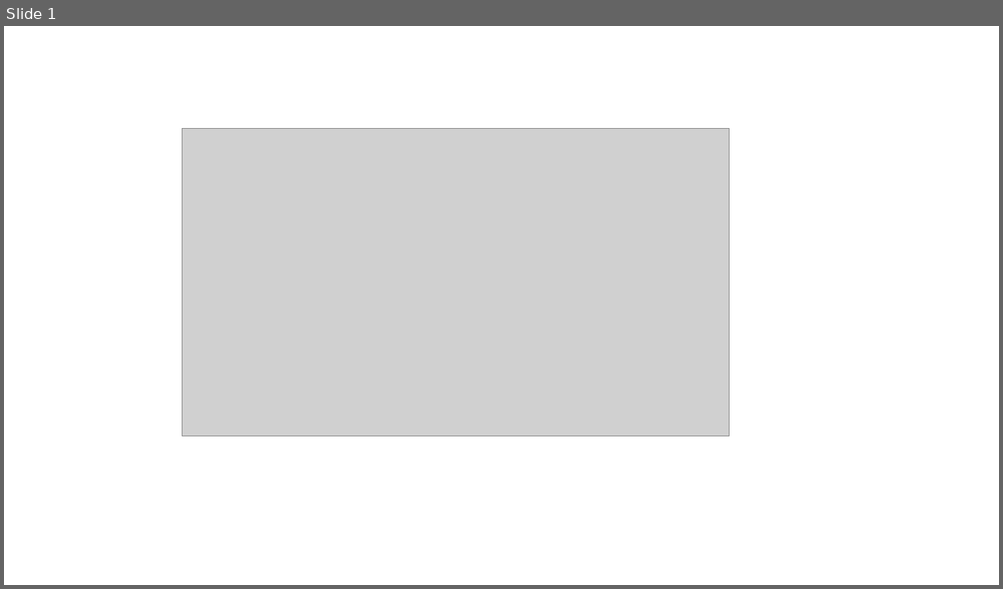
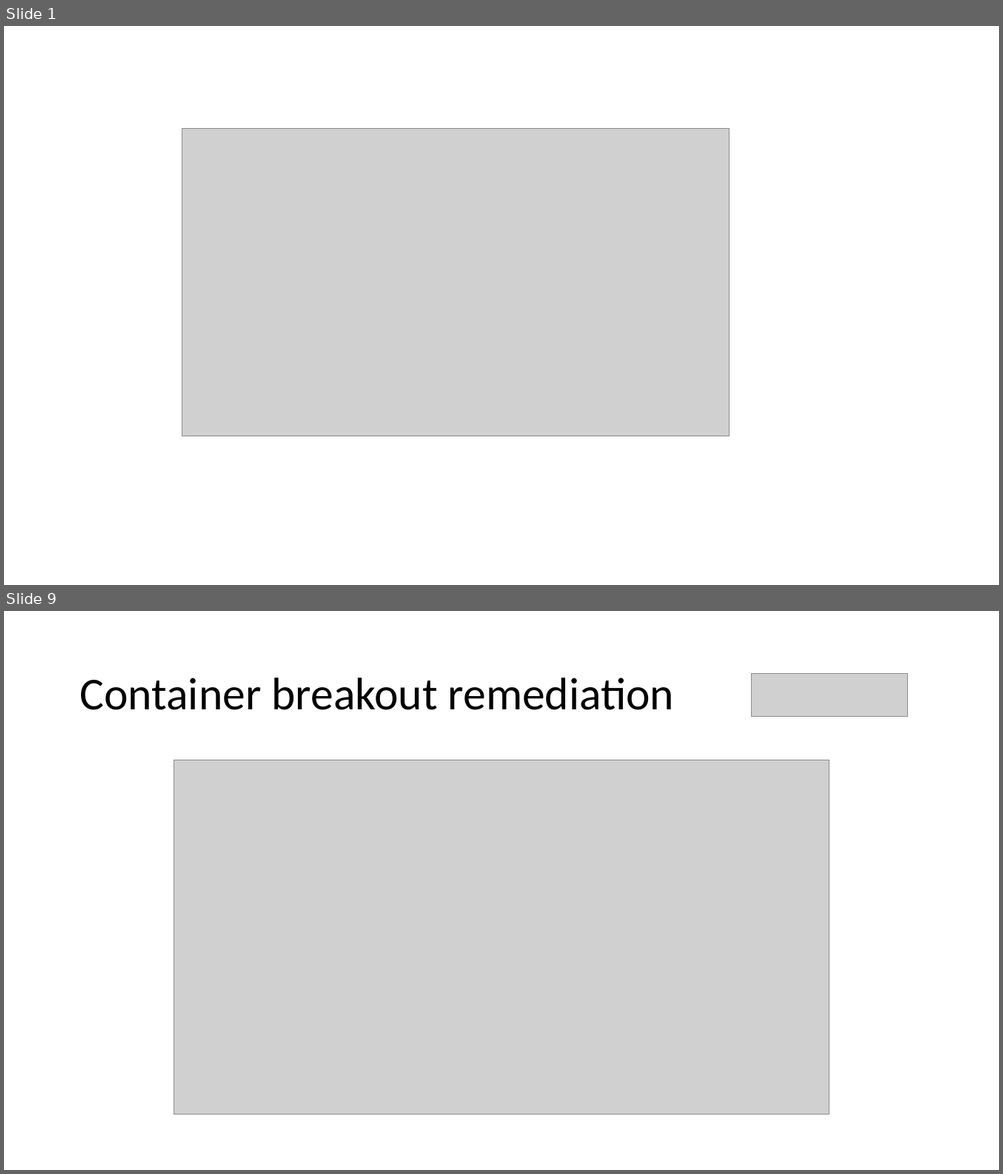
Before and after one commit to gramsimamsi/bachelorThesis, a slide deck: Screenshots.pptx. Shown one above the other, each under a label of ours: slide 1 before the commit, slides 1 and 9 after it; the slides between them are not shown. The pictures are 1003x589 and 1003x1174 pixels, drawn with LibreOffice and Linux fonts; fonts in the diff are those of the drawing; grey boxes stand for pictures. Boxes give left, top, right and bottom in pixels: in the first picture for what was removed or moved away, otherwise in the second. Text is boxed around its words. In the diff, an @@ line names an element or a change of style, - is before the commit and + after.

```diff
--- a/Screenshots.pptx
+++ b/Screenshots.pptx
@@ slide 9 added at bbox=[4, 611, 999, 1170], background #FFFFFF @@
@@ picture added at bbox=[751, 674, 907, 717] @@
@@ title added at bbox=[79, 678, 674, 710], 44 pt, text #000000 @@
+Container breakout remediation
@@ picture added at bbox=[173, 760, 829, 1116] @@
```
Also in this commit, not shown: 15 other slides added, 3 other files.
